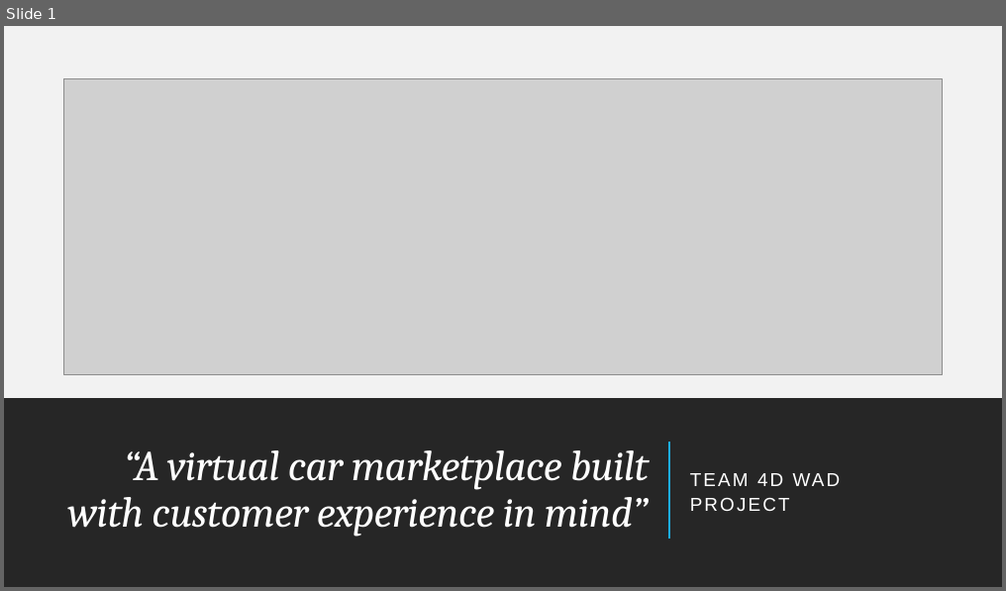
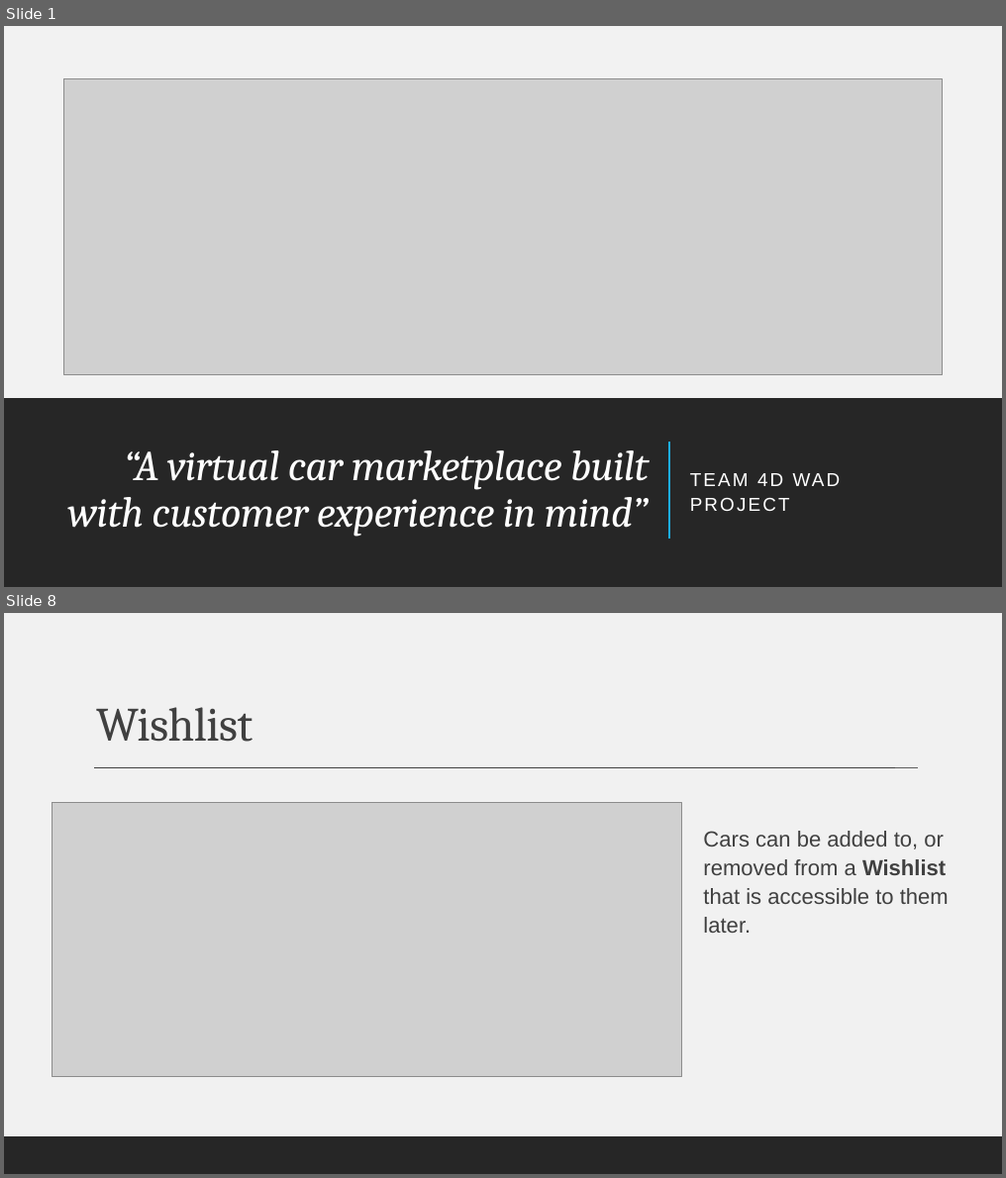
Before and after one commit to AndreiGhita2002/WAD_Car_Market, a slide deck: Presentation.pptx. Shown one above the other, each under a label of ours: slide 1 before the commit, slides 1 and 8 after it; the slides between them are not shown. The pictures are 1006x591 and 1006x1178 pixels, drawn with LibreOffice and Linux fonts; fonts in the diff are those of the drawing; grey boxes stand for pictures. Boxes give left, top, right and bottom in pixels: in the first picture for what was removed or moved away, otherwise in the second. Text is boxed around its words. In the diff, an @@ line names an element or a change of style, - is before the commit and + after.

```diff
--- a/Presentation.pptx
+++ b/Presentation.pptx
@@ slide 8 added at box(4, 613, 1002, 1174), background #D9D9D9 at 20% opacity @@
@@ rectangle added at box(4, 613, 1002, 1174), fill #D9D9D9 at 20% opacity @@
@@ title added at box(96, 707, 252, 742), 46 pt, text #404040 @@
+Wishlist
@@ line added from (94, 768) to (896, 768), #404040 1 pt @@
@@ line added from (102, 768) to (918, 768), #404040 1 pt @@
@@ picture added at box(52, 802, 681, 1077) @@
@@ text added at box(703, 831, 948, 933), 21 pt, text #404040 @@
+Cars can be added to, or removed from a Wishlist that is accessible to them later.
@@ rectangle added at box(4, 1137, 1002, 1174), fill #262626 @@
```
Also in this commit, not shown: 5 slides changed, 7 other slides added, 3 other files.
